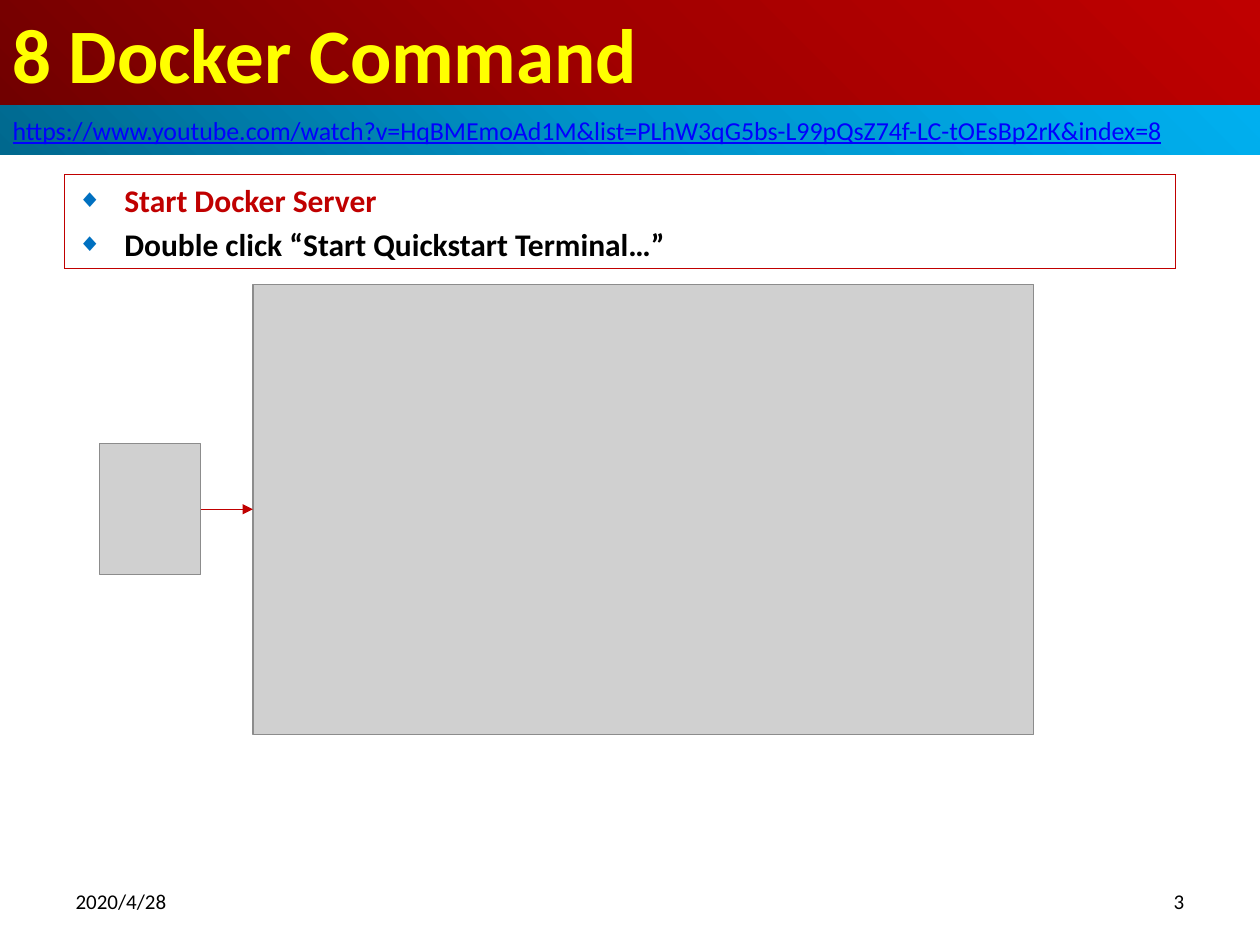
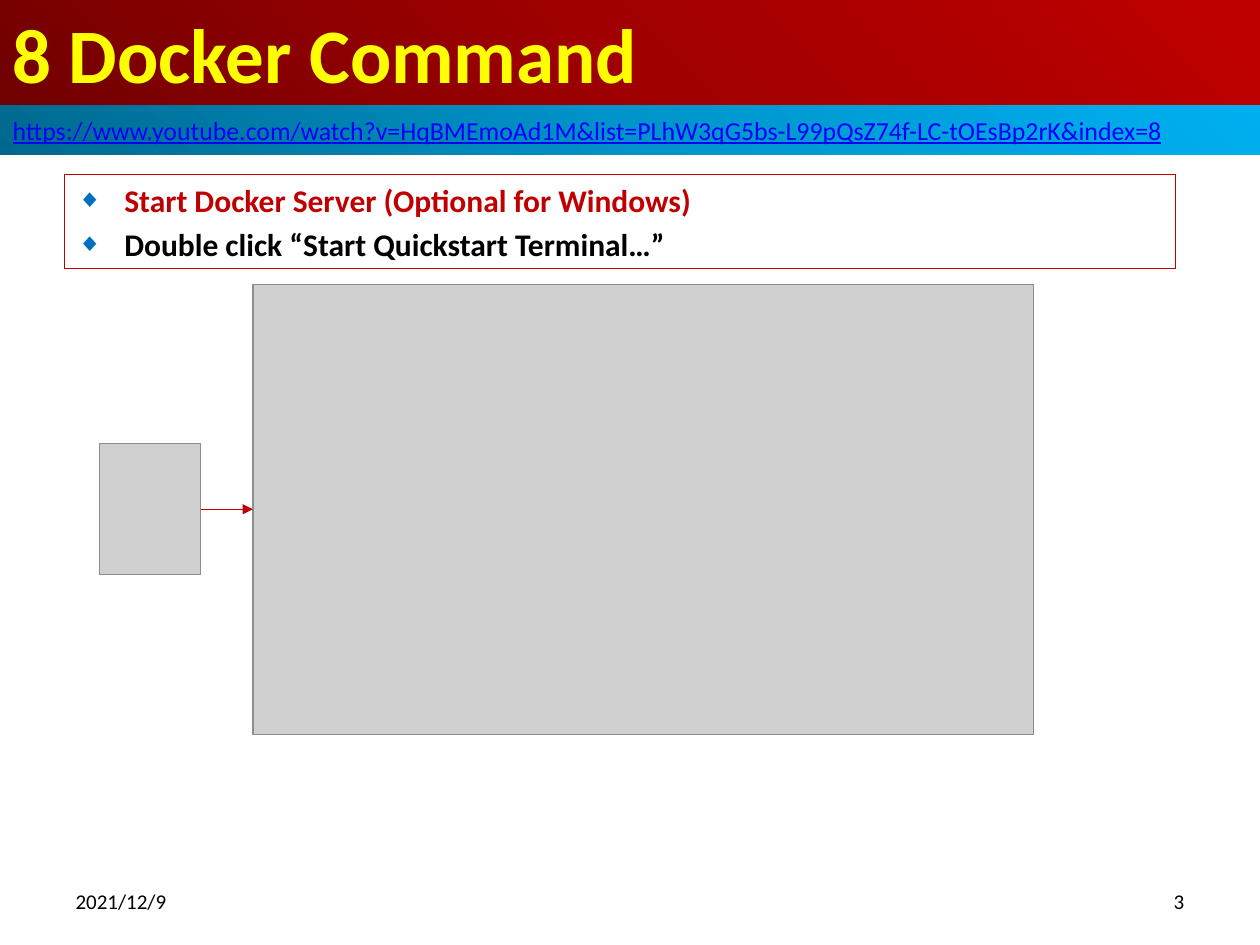
Before and after one commit to peterhchen/800-Docker, a slide deck: slide 3 of 08_BasicCommand.pptx. Drawn at 1260x945 pixels with LibreOffice and Linux fonts; fonts in the diff are those of the drawing; grey boxes stand for pictures. Boxes give left, top, right and bottom in pixels: in the first picture for what was removed or moved away, otherwise in the second. Text is boxed around its words. In the diff, an @@ line names an element or a change of style, - is before the commit and + after.

```diff
--- a/08_BasicCommand.pptx
+++ b/08_BasicCommand.pptx
@@ subtitle at [124, 189, 690, 217]: text changed @@
-◆ Start Docker Server
+◆ Start Docker Server (Optional for Windows)
@@ text at [76, 894, 167, 910]: text changed @@
-2020/4/28
+2021/12/9
```
Also in this commit, not shown: 21 other slides changed, 4 slides added.
